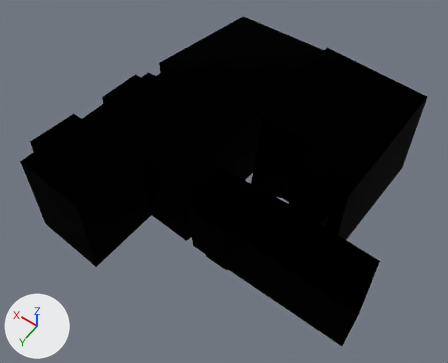
An edit to the glTF model public/model/apartment/ofice.gltf, drawn before and after from the same camera.
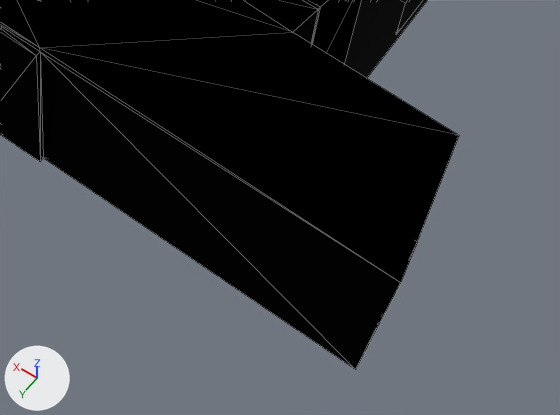
Old and new are each drawn whole from a camera (50 mm lens) standing at (-6.24, 10.1, 15.25) and looking at (0.15, 1.17, 1.21) and again close up on the part from 47% to 93% of the width and 58% to 100% of the height. The axes (+X, +Y, +Z) are drawn at lower left. The lights are the same throughout. The close-ups show mesh edges as thin lines. Vertices at the same position are counted once.
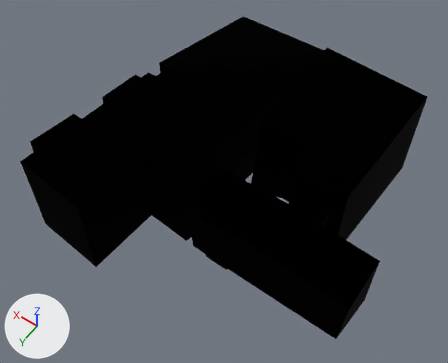
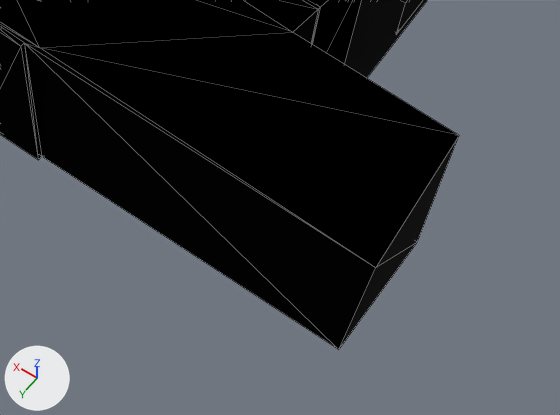
Boxes (x1, y1, x2, y2) around the edits, measured in the close-ups (560 x 415 px; the box of a moved part takes in the faces that stretch with it):
'Plane4', reshaped
    before: (0, 0, 459, 370)
    after: (0, 0, 459, 349)
part 1 of me_plane_002, moved or reshaped
    before: (0, 25, 459, 370)
    after: (0, 25, 459, 349)

What the commit changed:
me_plane_002 has 174 vertices, 309 faces and spans x -5.03..4.36, y -4.41..4.97, z -0.05..3.18.
me_plane_002 is used by ob_plane4; location (0.0, 0.0, 0.0).
Part 1, on me_plane_002:
Vertex 26 of me_plane_002 moves from (-4.92, 3.03, 0.0) at pixel (355, 369) to (-4.7, 2.97, 0.07) at pixel (338, 349).
Vertex 34 of me_plane_002 moves from (-1.16, 2.87, 1.92) at pixel (40, 51) to (-0.97, 2.87, 1.92) at pixel (24, 42).
Vertex 35 of me_plane_002 moves from (-5.03, 3.05, 2.01) at pixel (400, 282) to (-4.79, 3.05, 2.01) at pixel (375, 267).
Vertex 36 of me_plane_002 moves from (-1.19, 2.86, -0.04) at pixel (43, 158) to (-1.17, 2.86, -0.02) at pixel (41, 156).
Vertex 40 of me_plane_002 moves from (-1.15, 2.93, 1.92) at pixel (36, 55) to (-0.97, 2.93, 1.92) at pixel (20, 46).
Vertex 42 of me_plane_002 moves from (-1.19, 2.91, -0.04) at pixel (40, 161) to (-1.17, 2.91, -0.02) at pixel (38, 160).
